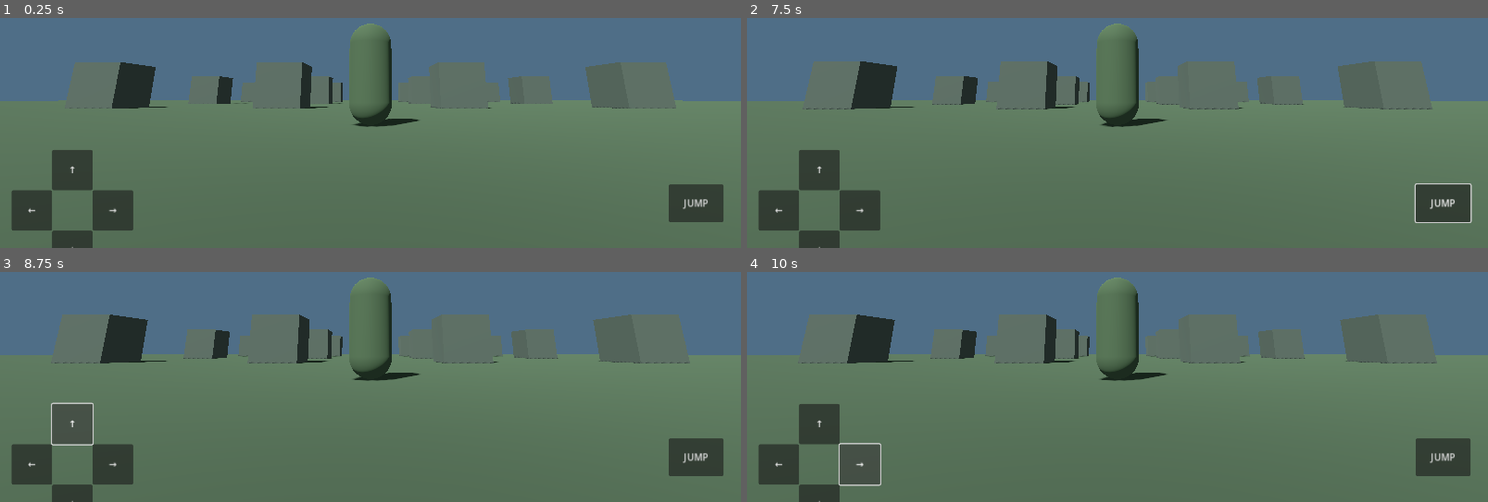
Above: before the commit, frames 1-4 (two rows, left to right).
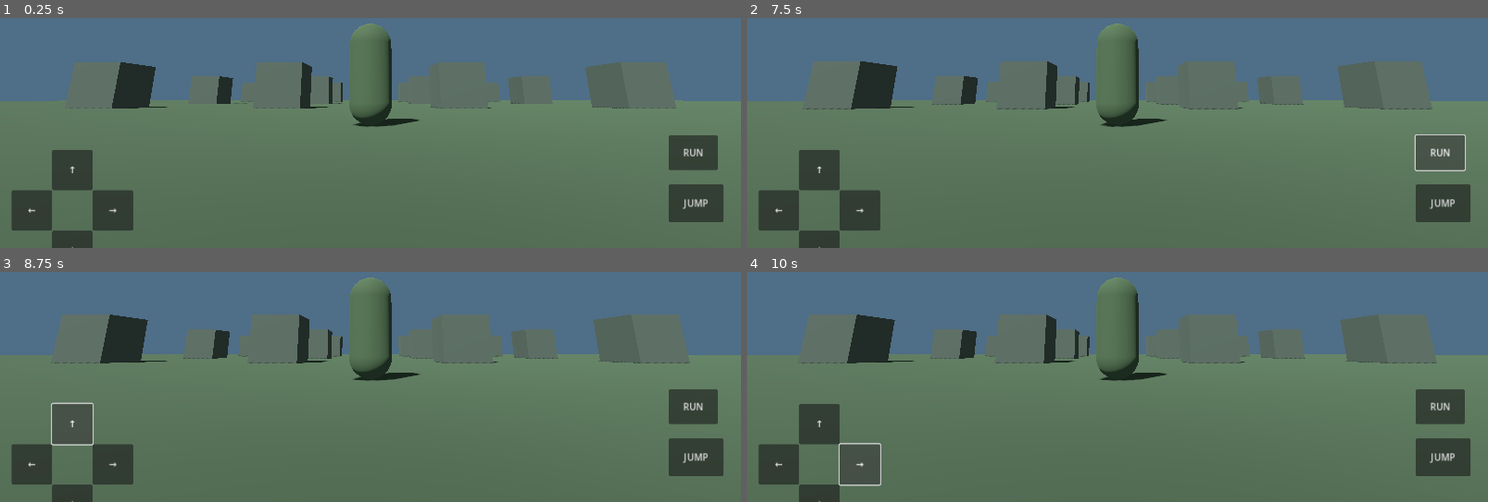
Above: after the commit, the same moments.

Repository: strda77/StrOnkLine
Game: Godot game, scene res://scenes/main.tscn
Same seed, same stepped clock (60 frames per second), same inputs: the game is played once before the commit and once after it.
Inputs (mouse positions are in pixels of both pictures, inside the frame that each line leads up to):
- Up to frame 1 (0.25 s): no input
- Up to frame 2 (7.5 s): click (1443, 153) at 0.5 s, where only the run after the commit has a clickable "RUN"; click "↑" at 1.25 s; click "←" at 2 s; click "→" at 2.75 s; click "JUMP" at 3.5 s; click "↑" at 4.25 s; click "←" at 5 s; click "→" at 5.75 s; click "JUMP" at 6.5 s; click (1443, 153) at 7.25 s, where only the run after the commit has a clickable "RUN"
- Up to frame 3 (8.75 s): click "↑" at 8 s
- Up to frame 4 (10 s): click "←" at 8.75 s; click "→" at 9.5 s

The runs differ from the first frame. In frame 1, 1.0% of the frame differs, in the area x 90-97%, y 51-67%; in frame 2, 1.2%, in the area x 90-98%, y 50-90%; in frame 3, 1.0%; in frame 4, 1.0%.

Commit message:
Add mobile sprint button
Added a sprint button to control player running state.

Diff:
--- a/scripts/main.gd
+++ b/scripts/main.gd
@@ -105,6 +105,26 @@
     layer.add_child(jump)
     jump.pressed.connect(player.request_jump)
 
+    var sprint := Button.new()
+    sprint.text = "RUN"
+    sprint.custom_minimum_size = Vector2(85, 60)
+
+    sprint.anchor_left = 1.0
+    sprint.anchor_top = 1.0
+    sprint.anchor_right = 1.0
+    sprint.anchor_bottom = 1.0
+
+    sprint.offset_left = -125
+    sprint.offset_top = -195
+    sprint.offset_right = -40
+    sprint.offset_bottom = -135
+
+    layer.add_child(sprint)
+
+    sprint.button_down.connect(player.set_running.bind(true))
+    sprint.button_up.connect(player.set_running.bind(false))
+
+
 
 func create_control_button(
     layer: CanvasLayer,
